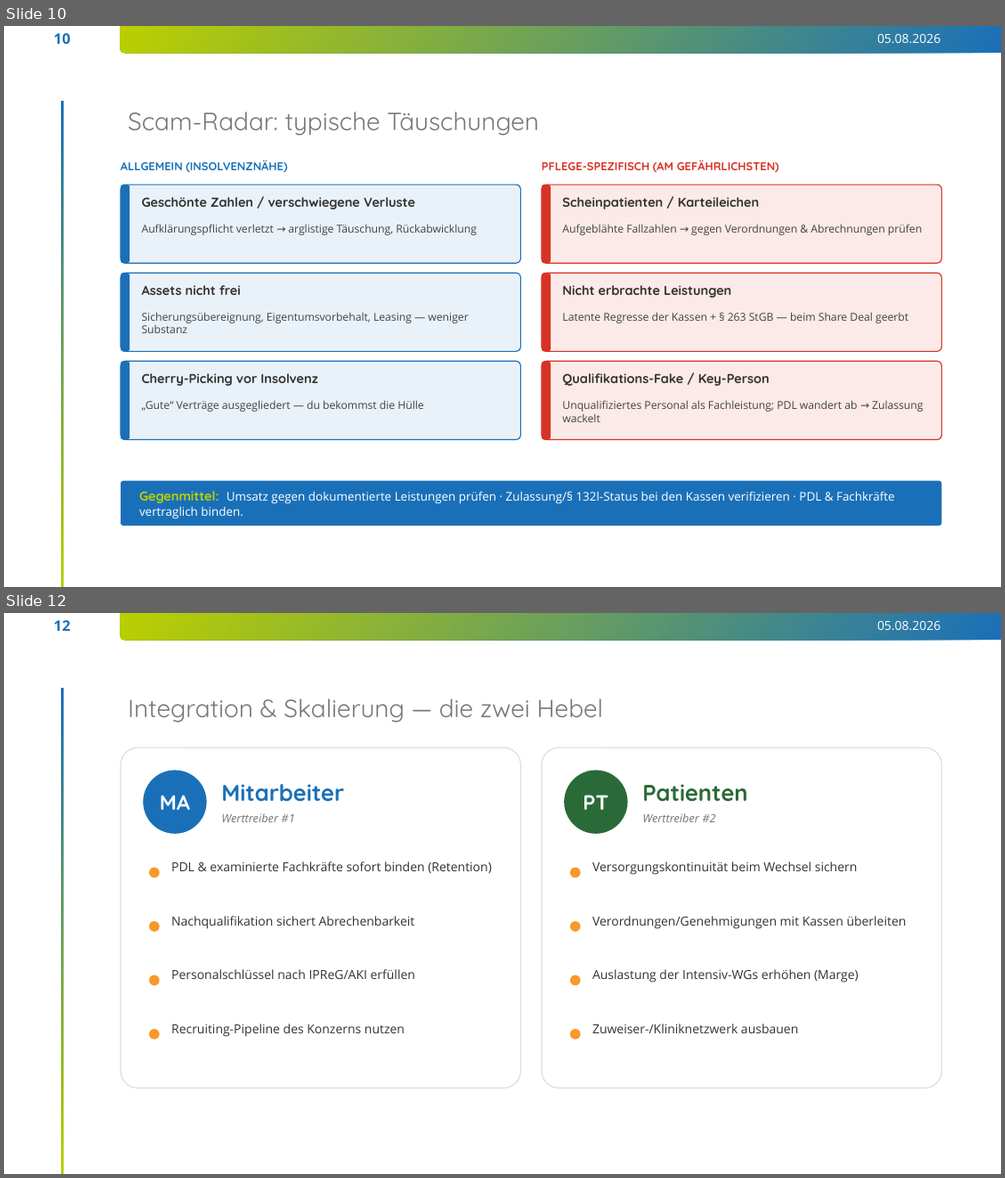
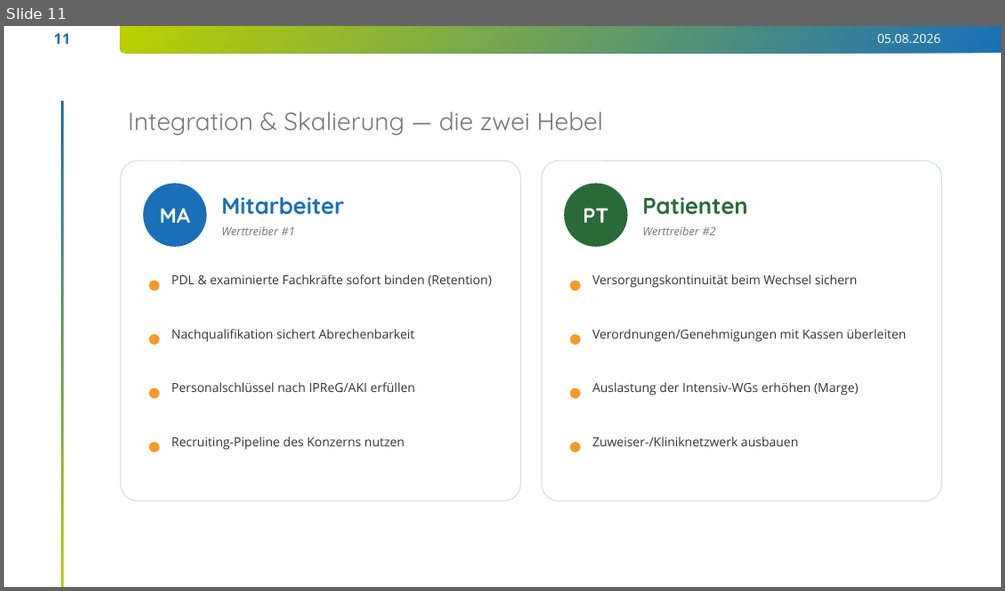
Before and after one commit to findingNemo0o0/repository, a slide deck: insolvenz-ma-pflege/InsolvenzProzess.pptx. Shown one above the other, each under a label of ours: slides 10 and 12 before the commit, slide 11 after it; the slides between them are not shown. The pictures are 1005x1178 and 1005x591 pixels, drawn with LibreOffice and Linux fonts; fonts in the diff are those of the drawing; background and template pictures are left out. Boxes give left, top, right and bottom in pixels: in the first picture for what was removed or moved away, otherwise in the second. Text is boxed around its words. In the diff, an @@ line names an element or a change of style, - is before the commit and + after.

```diff
--- a/insolvenz-ma-pflege/InsolvenzProzess.pptx
+++ b/insolvenz-ma-pflege/InsolvenzProzess.pptx
@@ slide 10 removed at box(4, 26, 1001, 587), background #FFFFFF; not listed: 4 template elements that a slide beside it also shows @@
@@ title removed at box(128, 111, 539, 135) @@
-Scam-Radar: typische Täuschungen
@@ text removed at box(121, 160, 287, 172) @@
-ALLGEMEIN (INSOLVENZNÄHE)
@@ rounded rectangle removed at box(121, 184, 521, 263) @@
@@ rounded rectangle removed at box(121, 184, 129, 263) @@
@@ text removed at box(542, 160, 779, 173) @@
-PFLEGE-SPEZIFISCH (AM GEFÄHRLICHSTEN)
@@ rounded rectangle removed at box(542, 184, 942, 263) @@
@@ rounded rectangle removed at box(542, 184, 550, 263) @@
@@ text removed at box(142, 197, 415, 209) @@
-Geschönte Zahlen / verschwiegene Verluste
@@ text removed at box(562, 197, 760, 209) @@
-Scheinpatienten / Karteileichen
@@ text removed at box(142, 224, 477, 235) @@
-Aufklärungspflicht verletzt → arglistige Täuschung, Rückabwicklung
@@ text removed at box(562, 224, 922, 235) @@
-Aufgeblähte Fallzahlen → gegen Verordnungen & Abrechnungen prüfen
@@ rounded rectangle removed at box(121, 273, 521, 351) @@
@@ rounded rectangle removed at box(121, 273, 129, 351) @@
@@ text removed at box(142, 285, 241, 295) @@
-Assets nicht frei
@@ rounded rectangle removed at box(542, 273, 942, 351) @@
@@ rounded rectangle removed at box(542, 273, 550, 351) @@
@@ text removed at box(562, 285, 731, 297) @@
-Nicht erbrachte Leistungen
@@ text removed at box(142, 312, 468, 333) @@
-Sicherungsübereignung, Eigentumsvorbehalt, Leasing — weniger Substanz
@@ text removed at box(562, 312, 908, 323) @@
-Latente Regresse der Kassen + § 263 StGB — beim Share Deal geerbt
@@ rounded rectangle removed at box(121, 361, 521, 440) @@
@@ rounded rectangle removed at box(121, 361, 129, 440) @@
@@ rounded rectangle removed at box(542, 361, 942, 440) @@
@@ rounded rectangle removed at box(542, 361, 550, 440) @@
@@ text removed at box(142, 373, 317, 386) @@
-Cherry-Picking vor Insolvenz
@@ text removed at box(562, 373, 769, 386) @@
-Qualifikations-Fake / Key-Person
@@ text removed at box(142, 400, 423, 411) @@
-„Gute“ Verträge ausgegliedert — du bekommst die Hülle
@@ text removed at box(562, 400, 922, 422) @@
-Unqualifiziertes Personal als Fachleistung; PDL wandert ab → Zulassung wackelt
@@ rounded rectangle removed at box(121, 481, 942, 525) @@
@@ text removed at box(139, 491, 895, 519) @@
-Gegenmittel: Umsatz gegen dokumentierte Leistungen prüfen · Zulassung/§ 132l-Status bei den Kassen verifizieren · PDL & Fachkräfte vertraglich binden.
@@ what was slide 12 is now slide 11 @@
@@ page number at box(54, 33, 71, 44): text changed @@
-12
+11
```
Also in this commit, not shown: 4 slides changed, 4 slides added, 4 other slides removed, 1 other file.
